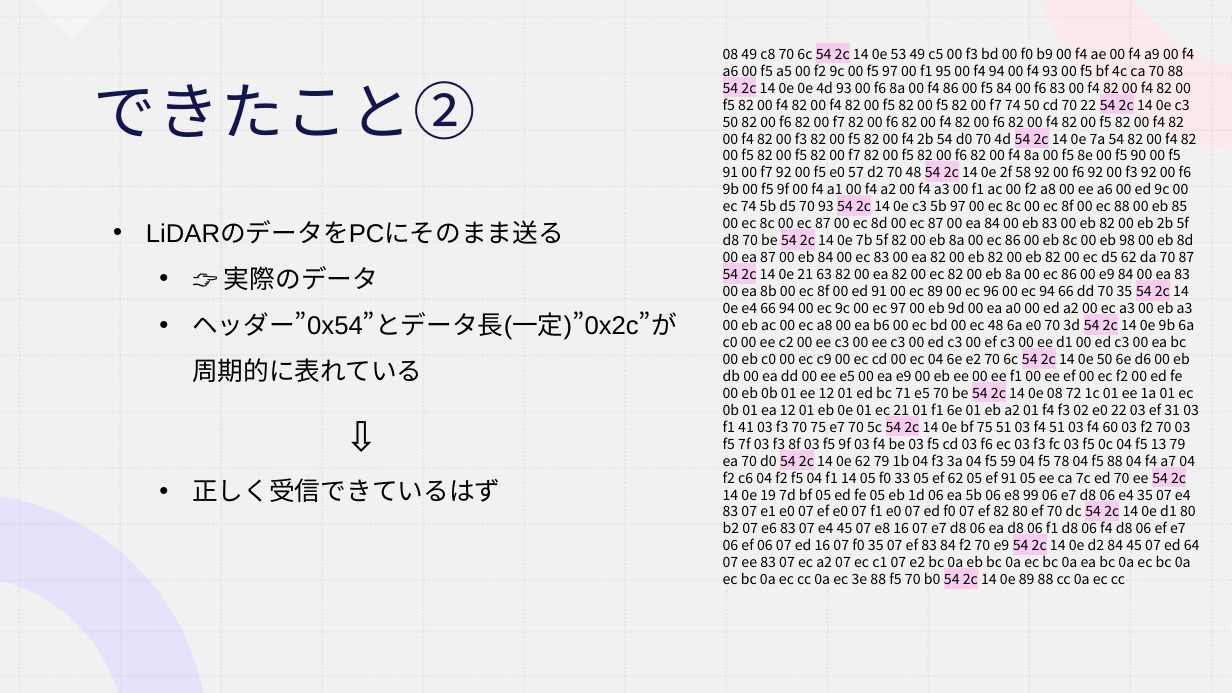
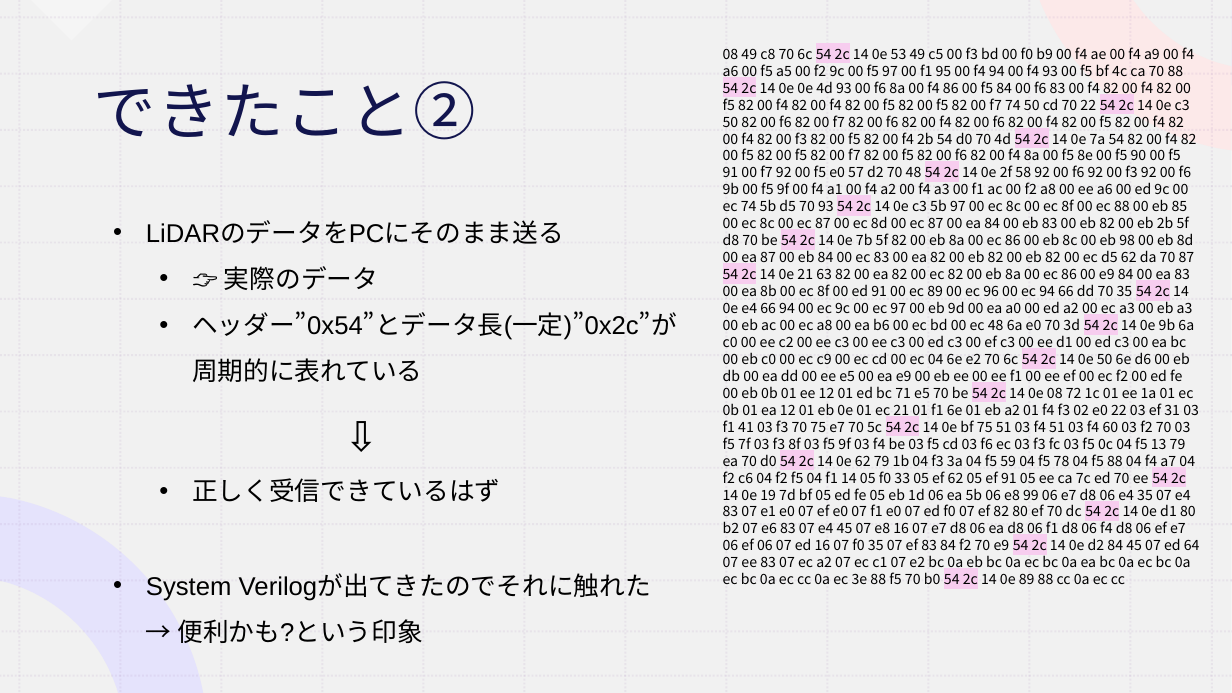
Before and after one commit to koki0517/KOBO_FPGA, a slide deck: slide 5 of 前期最終発表.pptx (slide 4 before the commit). Drawn at 1232x693 pixels with LibreOffice and Linux fonts; fonts in the diff are those of the drawing. Boxes give left, top, right and bottom in pixels: in the first picture for what was removed or moved away, otherwise in the second. Text is boxed around its words. In the diff, an @@ line names an element or a change of style, - is before the commit and + after.

```diff
--- a/前期最終発表.pptx
+++ b/前期最終発表.pptx
@@ text added at (146, 574, 651, 643), 20 pt, text #000000 @@
+• System Verilogが出てきたのでそれに触れた
+  → 便利かも?という印象
```
Also in this commit, not shown: 2 other slides changed, 3 slides added, 3 other files.
